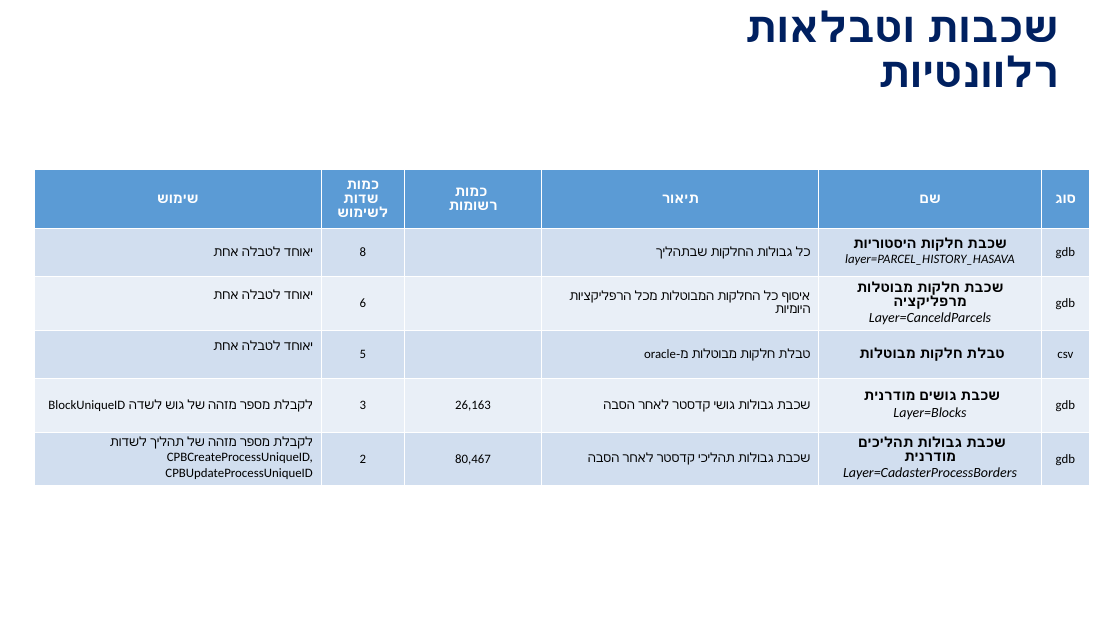
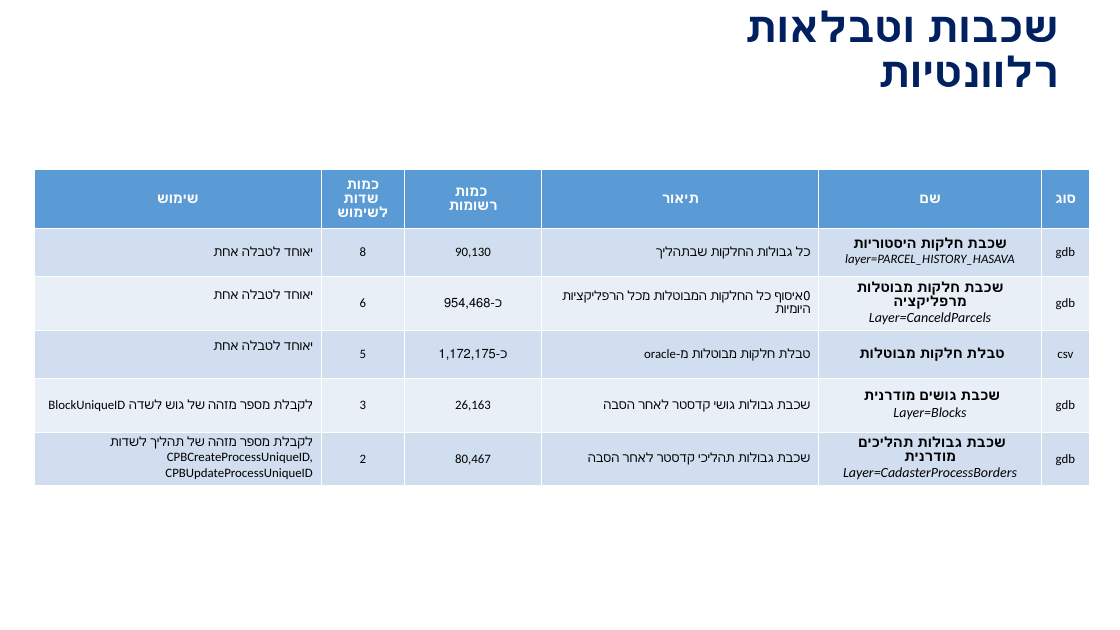
Before and after one commit to OfirMazor/CadastreDataBaseConversion, a slide deck: slide 5 of Documentation/הסבת חלקות דו-ממדיות מבוטלות.pptx. Drawn at 1120x630 pixels with LibreOffice and Linux fonts; fonts in the diff are those of the drawing; background and template pictures are left out. Boxes give left, top, right and bottom in pixels: in the first picture for what was removed or moved away, otherwise in the second. Text is boxed around its words. In the diff, an @@ line names an element or a change of style, - is before the commit and + after.

```diff
--- a/Documentation/הסבת חלקות דו-ממדיות מבוטלות.pptx
+++ b/Documentation/הסבת חלקות דו-ממדיות מבוטלות.pptx
@@ table at (34,170,1091,492) @@
-row 2, column 3: 
+row 2, column 3: 90,130
-row 3, column 3: 
+row 3, column 3: כ-954,468
-row 3, column 4: איסוף כל החלקות המבוטלות מכל הרפליקציות היומיות
+row 3, column 4: 0איסוף כל החלקות המבוטלות מכל הרפליקציות היומיות
-row 4, column 3: 
+row 4, column 3: כ-1,172,175
```
Also in this commit, not shown: 4 other slides changed, 6 other files.
